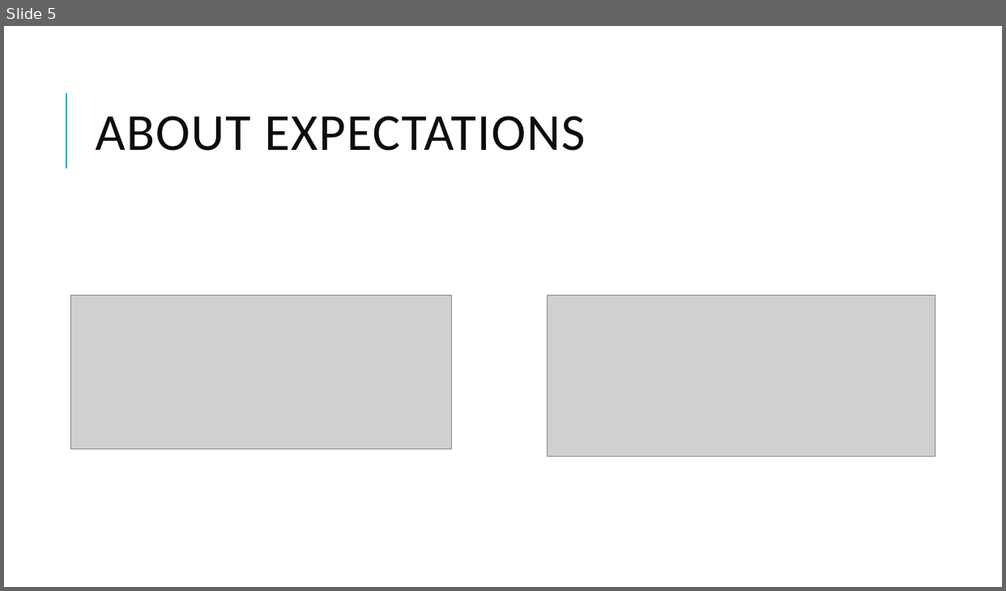
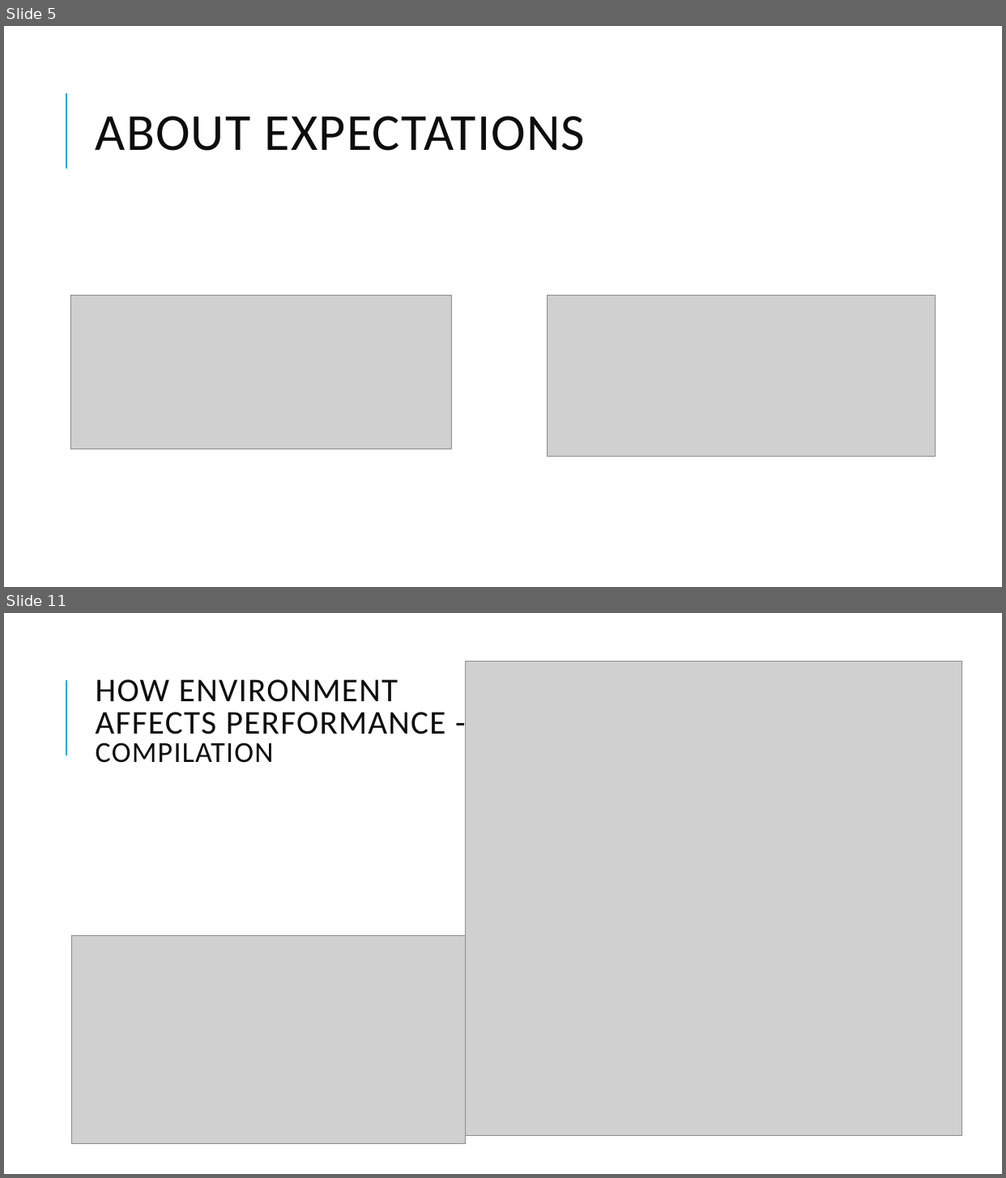
Before and after one commit to sheltertake/dotbench-workshop, a slide deck: intro.pptx. Shown one above the other, each under a label of ours: slide 5 before the commit, slides 5 and 11 after it; the slides between them are not shown. The pictures are 1006x591 and 1006x1178 pixels, drawn with LibreOffice and Linux fonts; fonts in the diff are those of the drawing; grey boxes stand for pictures. Boxes give left, top, right and bottom in pixels: in the first picture for what was removed or moved away, otherwise in the second. Text is boxed around its words. In the diff, an @@ line names an element or a change of style, - is before the commit and + after.

```diff
--- a/intro.pptx
+++ b/intro.pptx
@@ slide 11 added at (4, 613, 1002, 1174), background #FFFFFF; not listed: 1 template element that a slide beside it also shows @@
@@ picture added at (466, 661, 962, 1135) @@
@@ title added at (96, 679, 446, 763), 32 pt, text #0D0D0D @@
+HOW ENVIRONMENT AFFECTS PERFORMANCE - COMPILATION
@@ picture added at (71, 935, 465, 1144) @@
```
Also in this commit, not shown: 3 slides changed, 6 other slides added, 1 slide removed.
